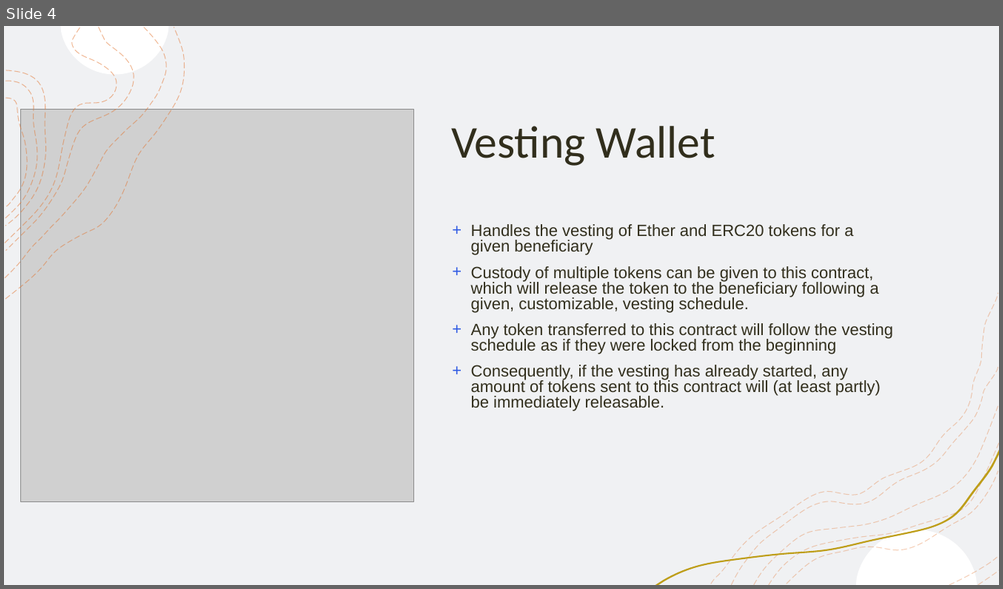
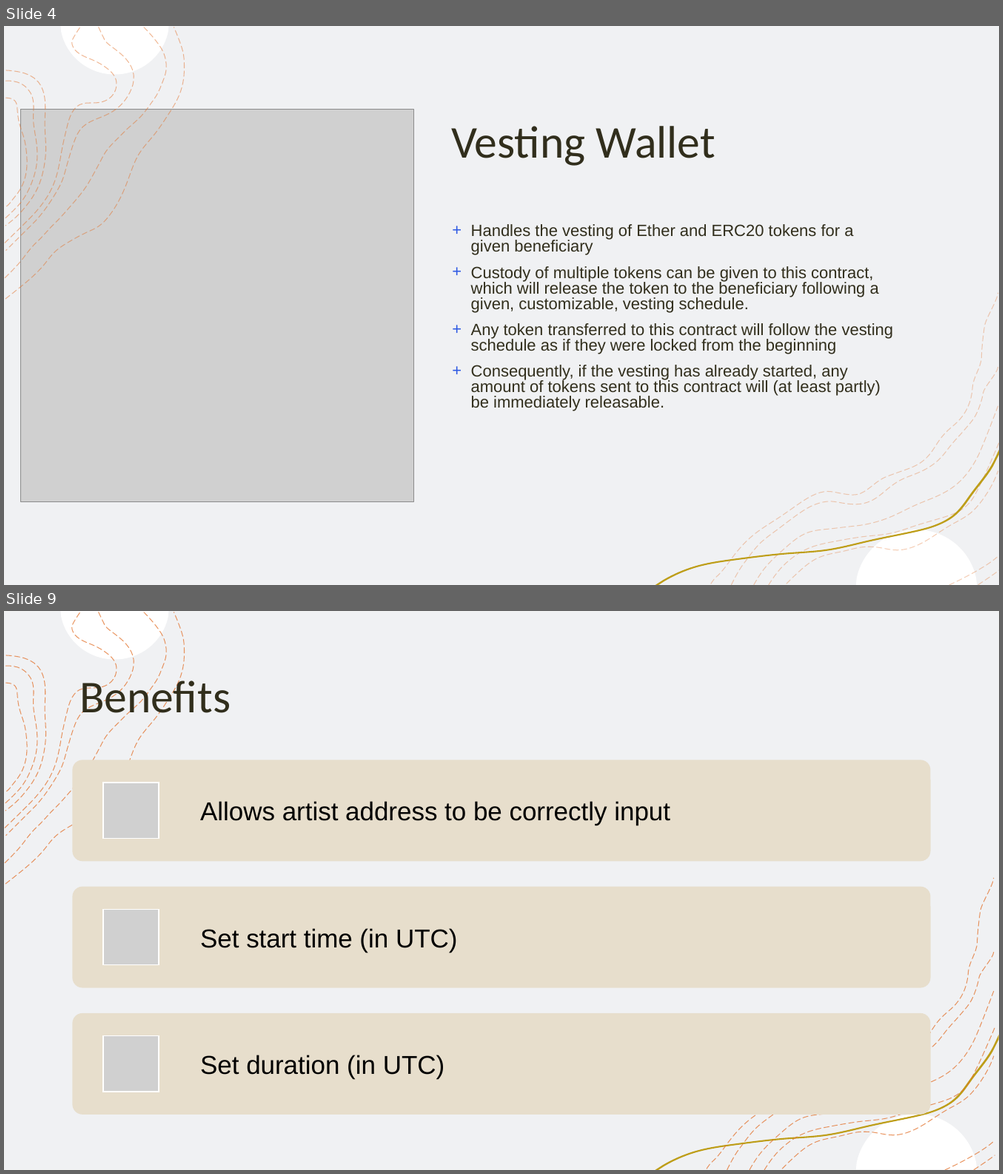
Before and after one commit to tomguy3/fintechcapstone, a slide deck: Project 3 Presentation.pptx. Shown one above the other, each under a label of ours: slide 4 before the commit, slides 4 and 9 after it; the slides between them are not shown. The pictures are 1003x589 and 1003x1174 pixels, drawn with LibreOffice and Linux fonts; fonts in the diff are those of the drawing; grey boxes stand for pictures. Boxes give left, top, right and bottom in pixels: in the first picture for what was removed or moved away, otherwise in the second. Text is boxed around its words. In the diff, an @@ line names an element or a change of style, - is before the commit and + after.

```diff
--- a/Project 3 Presentation.pptx
+++ b/Project 3 Presentation.pptx
@@ slide 9 added at (4, 611, 999, 1170), background #FFFFFF; not listed: 10 template elements that a slide beside it also shows @@
@@ rectangle added at (4, 611, 999, 1170), fill #F0F1F3, outline #F2F2F2 1 pt @@
@@ freeform shape added at (61, 611, 169, 660), fill #FFFFFF @@
@@ title added at (79, 675, 230, 723), 44 pt, text #312E1C @@
+Benefits
@@ group added at (5, 612, 185, 884): 4 freeform shapes @@
@@ freeform shape added at (707, 878, 994, 1169), outline #E3732D 0.75 pt dashed @@
@@ group added at (73, 760, 930, 1116): 3 rounded rectangles, 3 pictures, 3 texts @@
+Allows artist address to be correctly input
+Set start time (in UTC)
+Set duration (in UTC)
@@ freeform shape added at (782, 1056, 993, 1169), outline #E3732D 0.75 pt dashed @@
```
Also in this commit, not shown: 3 other slides added, 3 other files.
